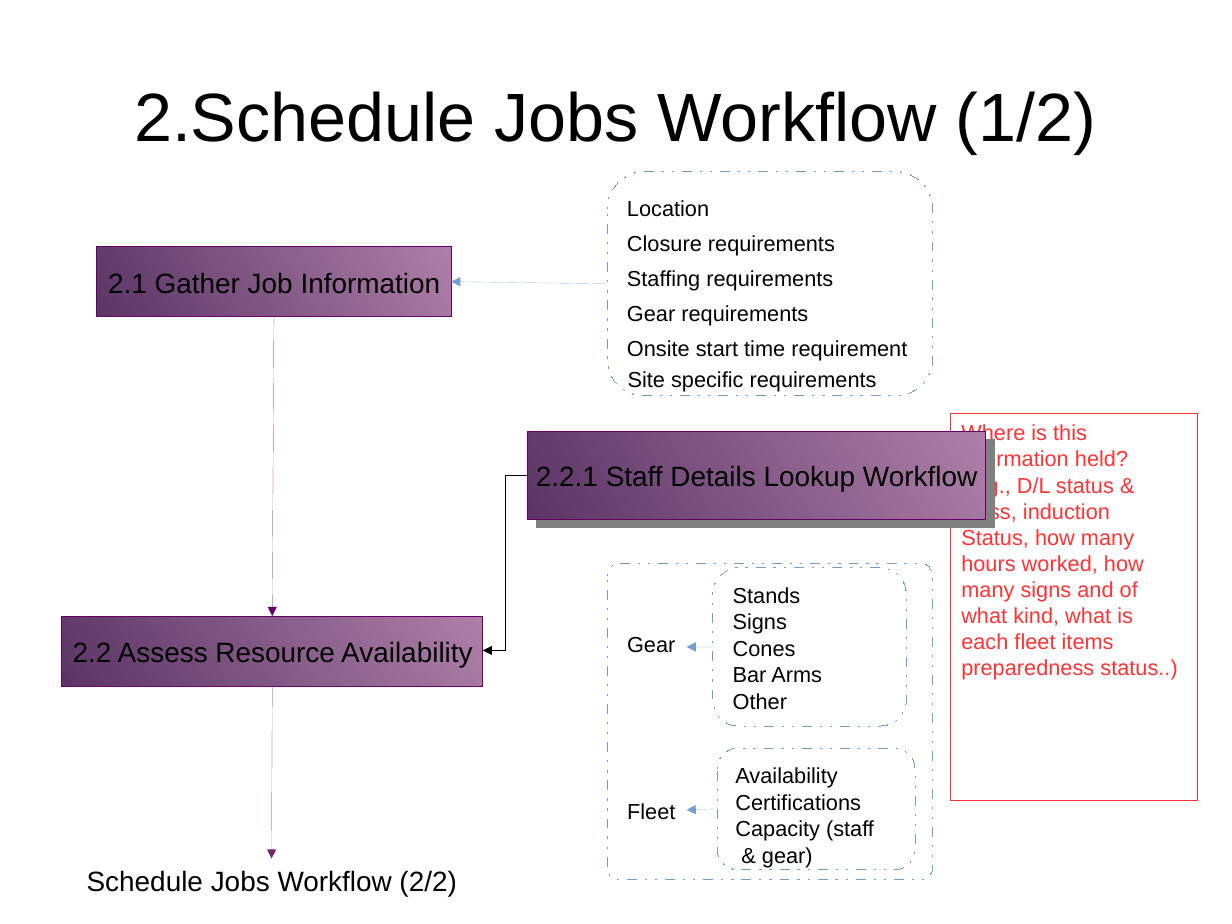
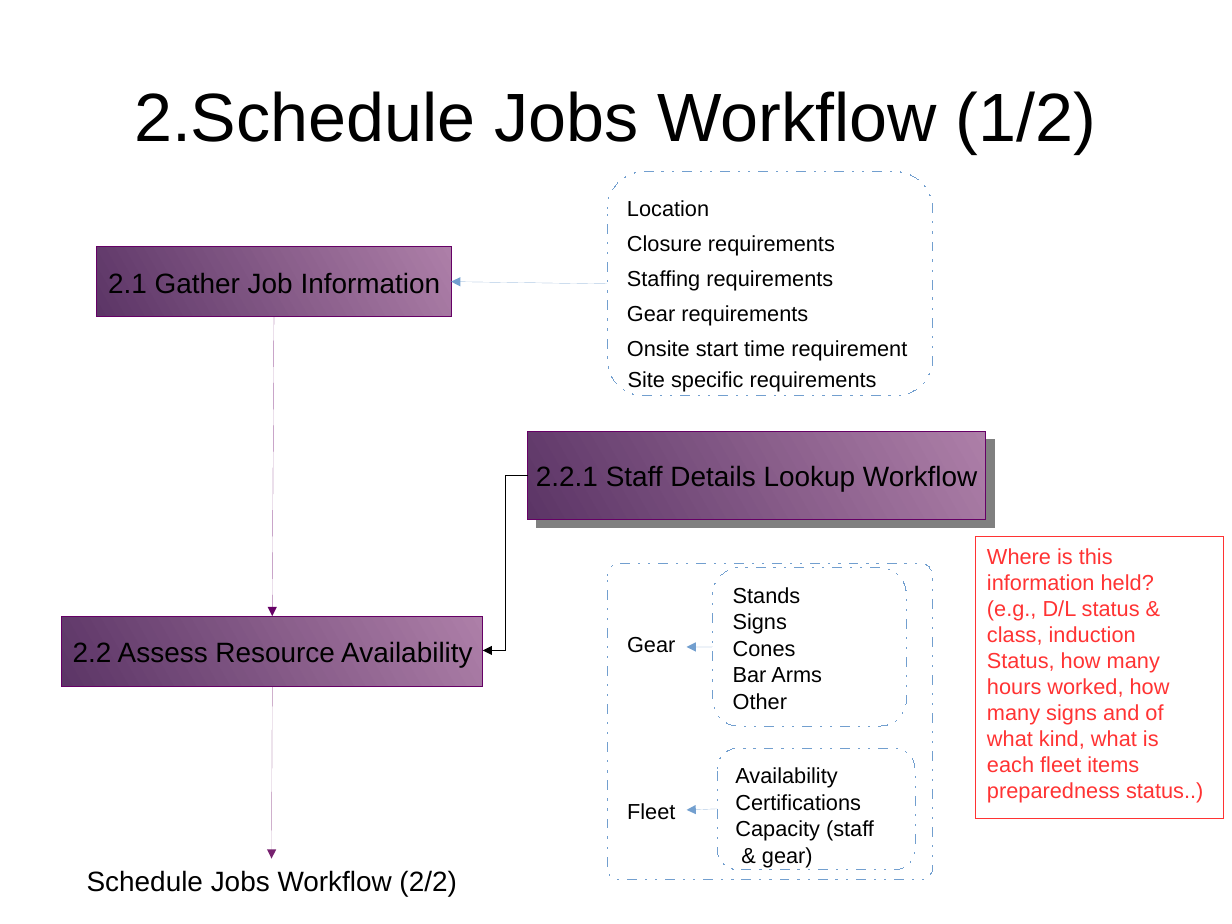
Before and after one commit to monkeysh1ne/TMNZ_Stuff, a slide deck: slide 5 of Workflows BP Models.odp. Drawn at 1232x924 pixels with LibreOffice and Linux fonts; fonts in the diff are those of the drawing. Boxes give left, top, right and bottom in pixels: in the first picture for what was removed or moved away, otherwise in the second. Text is boxed around its words. In the diff, an @@ line names an element or a change of style, - is before the commit and + after.

Commit message:
Started Service Request (SR) modelling in 'Workflows BP Models'

```diff
--- a/Workflows BP Models.odp
+++ b/Workflows BP Models.odp
@@ rectangle "Where is this information held?": place and size @@
-rectangle "Where is this information held?" at bbox=[950, 414, 1197, 800]
+rectangle "Where is this information held?" at bbox=[976, 537, 1223, 818]
```
Also in this commit, not shown: 4 other slides changed, 4 slides added, 2 other files.
